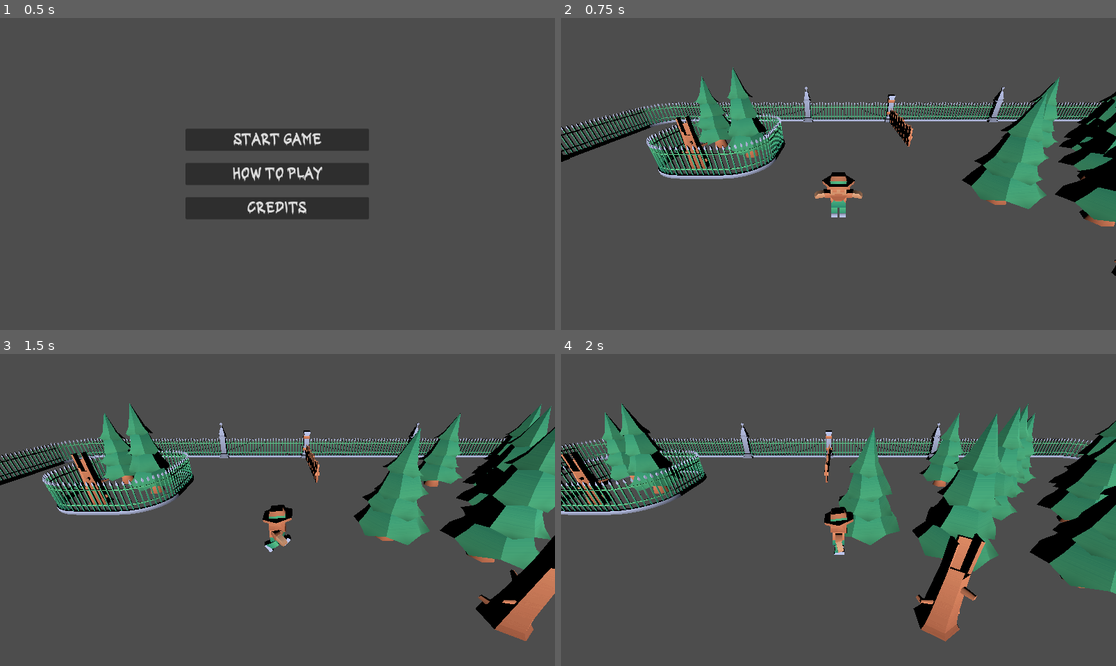
Above: before the commit, frames 1-4 (two rows, left to right).
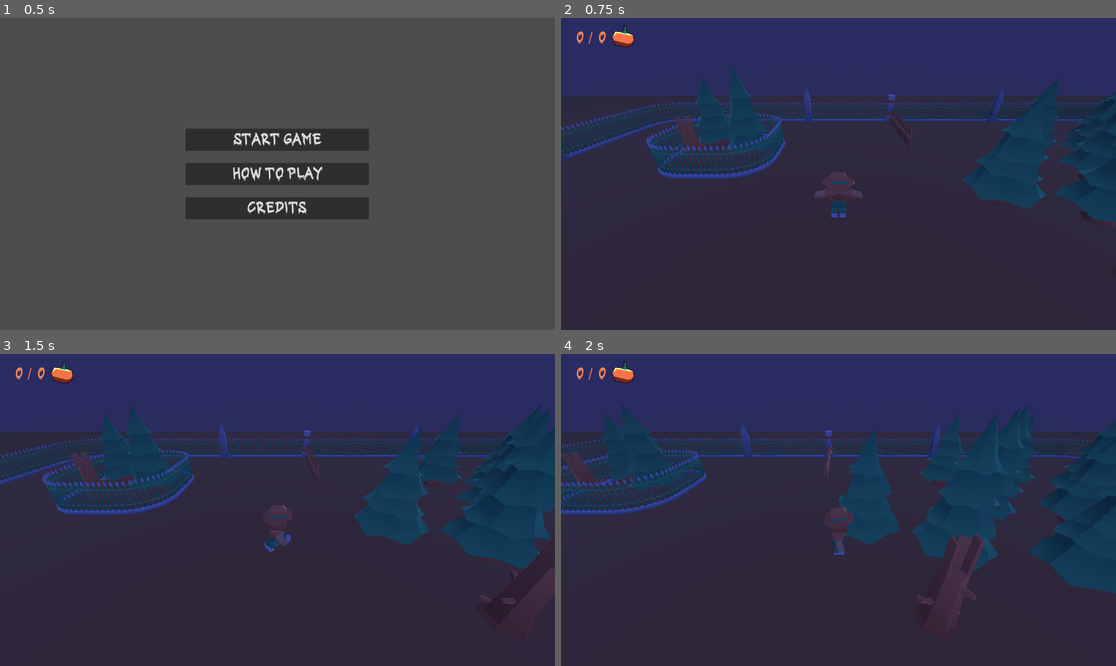
Above: after the commit, the same moments.

Repository: BuendiaGames/SpookyComecocos
Game: Godot game, scene res://core/menu/mainmenu.tscn
The game is run twice, just before and just after one commit, with the same random seed, the same clock (stepped at 60 frames per second) and the same inputs.
Inputs:
- Up to frame 1 (0.5 s): no input
- Up to frame 2 (0.75 s): click "Start game" at 0.5 s
- Up to frame 3 (1.5 s): tap Enter at 1.25 s; hold Right (ui_right) from 1.28 s (still down)
- Up to frame 4 (2 s): keep holding Right (ui_right)

Frame 1 is identical in both runs. In frame 2, 100% of the frame differs, in the area x 0-100%, y 0-100%; in frame 3, 100%; in frame 4, 100%.

Commit message:
vampiro fixeao, mejorado el ambiente, retocado el farol, puesta la UI, 100% productividad hoy jeje

Diff:
--- a/core/characters/vampire/vampire.gd
+++ b/core/characters/vampire/vampire.gd
@@ -30,17 +30,23 @@
 
 	#Mientras estamos cazando...
 	if state == CHASE:
-		#Coge la direccion a la proxima pista del navmesh, hacia el jugador
-		var direction = $nav.get_next_path_position() - position
-		direction.y = 0.
-		velocity = delta * speed * direction.normalized()
+		#Mirar si hemos llegado al punto de destino
+		if not $nav.is_navigation_finished():
+			#Coge la direccion a la proxima pista del navmesh, hacia el jugador
+			var direction = $nav.get_next_path_position() - position
+			direction.y = 0.
 
-		#Rotacion hacia donde esta andando
-		var look_direction = Vector2(velocity.z, velocity.x)
-		$main_mesh.rotation.y = look_direction.angle()
+			velocity = delta * speed * direction.normalized()
 
-		#Mover y colisionar
-		move_and_slide()
+			#Rotacion hacia donde esta andando
+			var look_direction = Vector2(velocity.z, velocity.x)
+			$main_mesh.rotation.y = look_direction.angle()
+
+			#Mover y colisionar
+			move_and_slide()
+		#Una vez hemos llegado, actualizar de nuevo la posicion del player
+		else:
+			$nav.target_position = player.position
 	else:
 		#Estamos esperando durante la teletransportacion
 		elapsed_time += delta
--- a/core/characters/zombi/zombi.gd
+++ b/core/characters/zombi/zombi.gd
@@ -14,18 +14,22 @@
 
 
 func _process(delta: float) -> void:
+	#Comprueba si tenemos que seguir andando o hemos acabado y hay que
+	#coger de nuevo la posicion del jugador
+	if not $NavigationAgent3D.is_navigation_finished():
+		#Coge la direccion a la proxima pista del navmesh, hacia el jugador
+		var direction = $NavigationAgent3D.get_next_path_position() - position
+		direction.y = 0.
+		velocity = delta * speed * direction.normalized()
 
-	#Coge la direccion a la proxima pista del navmesh, hacia el jugador
-	var direction = $NavigationAgent3D.get_next_path_position() - position
-	direction.y = 0.
-	velocity = delta * speed * direction.normalized()
+		#Rotacion hacia donde esta andando
+		var look_direction = Vector2(velocity.z, velocity.x)
+		$main_mesh.rotation.y = look_direction.angle()
 
-	#Rotacion hacia donde esta andando
-	var look_direction = Vector2(velocity.z, velocity.x)
-	$main_mesh.rotation.y = look_direction.angle()
-
-	#Mover y colisionar
-	move_and_slide()
+		#Mover y colisionar
+		move_and_slide()
+	else:
+		$NavigationAgent3D.target_position = player.position
 
 
 func _on_update_target_timeout() -> void:
--- a/core/levels/nivel1.tscn
+++ b/core/levels/nivel1.tscn
@@ -39,7 +39,11 @@
 [ext_resource type="PackedScene" uid="uid://c0uuowwo8jy32" path="res://3dmodels/shovel.glb" id="37_74dpn"]
 [ext_resource type="PackedScene" uid="uid://8qmusighjprr" path="res://core/objects/teletransporter.tscn" id="38_mqc2i"]
 [ext_resource type="PackedScene" uid="uid://bxt88ulyvcl7k" path="res://core/player/player.tscn" id="38_o0qyj"]
+[ext_resource type="PackedScene" uid="uid://b57tnj7jyfh63" path="res://3dmodels/road.glb" id="39_tkv4c"]
 [ext_resource type="PackedScene" uid="uid://do8u2iovjeolw" path="res://core/characters/vampire/vampire.tscn" id="39_x5yg4"]
+[ext_resource type="PackedScene" uid="uid://dceipods5me4p" path="res://core/ui/ui.tscn" id="41_jrnap"]
+[ext_resource type="PackedScene" uid="uid://btl22qowaoofj" path="res://core/map_elements/farol_doble.tscn" id="43_np4ni"]
+[ext_resource type="PackedScene" uid="uid://v4mok126f2xg" path="res://core/map_elements/calabaza_alta.tscn" id="44_y0mrj"]
 
 [sub_resource type="BoxShape3D" id="BoxShape3D_febsr"]
 size = Vector3(3.03809, 1, 5.89072)
@@ -145,6 +149,21 @@
 
 [sub_resource type="BoxShape3D" id="BoxShape3D_pw38j"]
 size = Vector3(4.07871, 1, 0.332147)
+
+[sub_resource type="NoiseTexture2D" id="NoiseTexture2D_m02yr"]
+
+[sub_resource type="NoiseTexture2D" id="NoiseTexture2D_qhacl"]
+
+[sub_resource type="StandardMaterial3D" id="StandardMaterial3D_c7yld"]
+albedo_color = Color(0.6, 0.376, 0.18, 1)
+roughness_texture = SubResource("NoiseTexture2D_qhacl")
+roughness_texture_channel = 4
+heightmap_enabled = true
+heightmap_texture = SubResource("NoiseTexture2D_m02yr")
+
+[sub_resource type="PlaneMesh" id="PlaneMesh_efob6"]
+material = SubResource("StandardMaterial3D_c7yld")
+size = Vector2(70, 70)
 
 [sub_resource type="NavigationMesh" id="NavigationMesh_xk3ba"]
 vertices = PackedVector3Array(-4.25, 0.426271, 3.75, 4.5, 0.426271, 3.75, 4.5, 0.426271, -1.25, -54.5, 0.426271, 4.5, - …(9627 unchanged characters)…
@@ -197,6 +216,24 @@
 
 [sub_resource type="BoxMesh" id="BoxMesh_pv5x1"]
 
+[sub_resource type="ProceduralSkyMaterial" id="ProceduralSkyMaterial_67e0l"]
+sky_top_color = Color(0.0948532, 0.105548, 0.281471, 1)
+sky_horizon_color = Color(0.160784, 0.176471, 0.427451, 1)
+ground_horizon_color = Color(0.161334, 0.176128, 0.428211, 1)
+ground_curve = 1.2364
+
+[sub_resource type="Sky" id="Sky_m7gm7"]
+sky_material = SubResource("ProceduralSkyMaterial_67e0l")
+
+[sub_resource type="Environment" id="Environment_wrtt5"]
+background_mode = 2
+sky = SubResource("Sky_m7gm7")
+sky_custom_fov = 27.9
+fog_enabled = true
+fog_light_color = Color(0.434034, 0.553164, 0.753305, 1)
+fog_light_energy = 0.05
+fog_density = 0.05
+
 [node name="Node3D" type="Node3D"]
 
 [node name="escenario" type="Node3D" parent="."]
@@ -2140,6 +2177,135 @@
 [node name="teletransporter2" parent="transporters" instance=ExtResource("38_mqc2i")]
 transform = Transform3D(1, 0, 0, 0, 1, 0, 0, 0, 1, 37.5153, 0, 21.8798)
 
+[node name="suelo" type="Node3D" parent="."]
+
+[node name="suelo" type="MeshInstance3D" parent="suelo"]
+transform = Transform3D(1, 0, 0, 0, 1, 0, 0, 0, 1, 27.9988, 0, 27.6099)
+mesh = SubResource("PlaneMesh_efob6")
+
+[node name="road" parent="suelo" instance=ExtResource("39_tkv4c")]
+transform = Transform3D(1, 0, 0, 0, 1, 0, 0, 0, 1, 29.0126, 0, 11.5779)
+
+[node name="road2" parent="suelo" instance=ExtResource("39_tkv4c")]
+transform = Transform3D(1, 0, 0, 0, 1, 0, 0, 0, 1, 29.0126, 0, 12.5779)
+
+[node name="road3" parent="suelo" instance=ExtResource("39_tkv4c")]
+transform = Transform3D(1, 0, 0, 0, 1, 0, 0, 0, 1, 29.0126, 0, 13.5779)
+
+[node name="road4" parent="suelo" instance=ExtResource("39_tkv4c")]
+transform = Transform3D(1, 0, 0, 0, 1, 0, 0, 0, 1, 29.0126, 0, 14.5779)
+
+[node name="road5" parent="suelo" instance=ExtResource("39_tkv4c")]
+transform = Transform3D(1, 0, 0, 0, 1, 0, 0, 0, 1, 28.0126, 0, 14.5779)
+
+[node name="road6" parent="suelo" instance=ExtResource("39_tkv4c")]
+transform = Transform3D(1, 0, 0, 0, 1, 0, 0, 0, 1, 27.0126, 0, 14.5779)
+
+[node name="road7" parent="suelo" instance=ExtResource("39_tkv4c")]
+transform = Transform3D(1, 0, 0, 0, 1, 0, 0, 0, 1, 26.0126, 0, 14.5779)
+
+[node name="road8" parent="suelo" instance=ExtResource("39_tkv4c")]
+transform = Transform3D(1, 0, 0, 0, 1, 0, 0, 0, 1, 26.0126, 0, 15.5779)
+
+[node name="road9" parent="suelo" instance=ExtResource("39_tkv4c")]
+transform = Transform3D(1, 0, 0, 0, 1, 0, 0, 0, 1, 26.0126, 0, 16.5779)
+
+[node name="road10" parent="suelo" instance=ExtResource("39_tkv4c")]
+transform = Transform3D(1, 0, 0, 0, 1, 0, 0, 0, 1, 25.0126, 0, 16.5779)
+
+[node name="road11" parent="suelo" instance=ExtResource("39_tkv4c")]
+transform = Transform3D(1, 0, 0, 0, 1, 0, 0, 0, 1, 24.0126, 0, 16.5779)
+
+[node name="road12" parent="suelo" instance=ExtResource("39_tkv4c")]
+transform = Transform3D(1, 0, 0, 0, 1, 0, 0, 0, 1, 23.0126, 0, 16.5779)
+
+[node name="road13" parent="suelo" instance=ExtResource("39_tkv4c")]
+transform = Transform3D(1, 0, 0, 0, 1, 0, 0, 0, 1, 22.0126, 0, 16.5779)
+
+[node name="road14" parent="suelo" instance=ExtResource("39_tkv4c")]
+transform = Transform3D(1, 0, 0, 0, 1, 0, 0, 0, 1, 21.0126, 0, 16.5779)
+
+[node name="road15" parent="suelo" instance=ExtResource("39_tkv4c")]
+transform = Transform3D(1, 0, 0, 0, 1, 0, 0, 0, 1, 20.0126, 0, 16.5779)
+
+[node name="road16" parent="suelo" instance=ExtResource("39_tkv4c")]
+transform = Transform3D(1, 0, 0, 0, 1, 0, 0, 0, 1, 19.0126, 0, 16.5779)
+
+[node name="road17" parent="suelo" instance=ExtResource("39_tkv4c")]
+transform = Transform3D(1, 0, 0, 0, 1, 0, 0, 0, 1, 18.0126, 0, 16.5779)
+
+[node name="road18" parent="suelo" instance=ExtResource("39_tkv4c")]
+transform = Transform3D(1, 0, 0, 0, 1, 0, 0, 0, 1, 17.0126, 0, 16.5779)
+
+[node name="road19" parent="suelo" instance=ExtResource("39_tkv4c")]
+transform = Transform3D(1, 0, 0, 0, 1, 0, 0, 0, 1, 16.0126, 0, 16.5779)
+
+[node name="road20" parent="suelo" instance=ExtResource("39_tkv4c")]
+transform = Transform3D(1, 0, 0, 0, 1, 0, 0, 0, 1, 15.0126, 0, 16.5779)
+
+[node name="road21" parent="suelo" instance=ExtResource("39_tkv4c")]
+transform = Transform3D(1, 0, 0, 0, 1, 0, 0, 0, 1, 15.0126, 0, 15.5779)
+
+[node name="road22" parent="suelo" instance=ExtResource("39_tkv4c")]
+transform = Transform3D(1, 0, 0, 0, 1, 0, 0, 0, 1, 15.0126, 0, 14.5779)
+
+[node name="road23" parent="suelo" instance=ExtResource("39_tkv4c")]
+transform = Transform3D(1, 0, 0, 0, 1, 0, 0, 0, 1, 15.0126, 0, 13.5779)
+
+[node name="road24" parent="suelo" instance=ExtResource("39_tkv4c")]
+transform = Transform3D(1, 0, 0, 0, 1, 0, 0, 0, 1, 14.0126, 0, 13.5779)
+
+[node name="road25" parent="suelo" instance=ExtResource("39_tkv4c")]
+transform = Transform3D(1, 0, 0, 0, 1, 0, 0, 0, 1, 13.0126, 0, 13.5779)
+
+[node name="road26" parent="suelo" instance=ExtResource("39_tkv4c")]
+transform = Transform3D(1, 0, 0, 0, 1, 0, 0, 0, 1, 12.0126, 0, 13.5779)
+
+[node name="road27" parent="suelo" instance=ExtResource("39_tkv4c")]
+transform = Transform3D(1, 0, 0, 0, 1, 0, 0, 0, 1, 11.0126, 0, 13.5779)
+
+[node name="road28" parent="suelo" instance=ExtResource("39_tkv4c")]
+transform = Transform3D(1, 0, 0, 0, 1, 0, 0, 0, 1, 10.0126, 0, 13.5779)
+
+[node name="road29" parent="suelo" instance=ExtResource("39_tkv4c")]
+transform = Transform3D(1, 0, 0, 0, 1, 0, 0, 0, 1, 9.01256, 0, 13.5779)
+
+[node name="road30" parent="suelo" instance=ExtResource("39_tkv4c")]
+transform = Transform3D(1, 0, 0, 0, 1, 0, 0, 0, 1, 8.01256, 0, 13.5779)
+
+[node name="road31" parent="suelo" instance=ExtResource("39_tkv4c")]
+transform = Transform3D(1, 0, 0, 0, 1, 0, 0, 0, 1, 7.01256, 0, 13.5779)
+
+[node name="road32" parent="suelo" instance=ExtResource("39_tkv4c")]
+transform = Transform3D(1, 0, 0, 0, 1, 0, 0, 0, 1, 6.01256, 0, 13.5779)
+
+[node name="road33" parent="suelo" instance=ExtResource("39_tkv4c")]
+transform = Transform3D(1, 0, 0, 0, 1, 0, 0, 0, 1, 5.01256, 0, 13.5779)
+
+[node name="road34" parent="suelo" instance=ExtResource("39_tkv4c")]
+transform = Transform3D(1, 0, 0, 0, 1, 0, 0, 0, 1, 4.01256, 0, 13.5779)
+
+[node name="road35" parent="suelo" instance=ExtResource("39_tkv4c")]
+transform = Transform3D(1, 0, 0, 0, 1, 0, 0, 0, 1, 3.01256, 0, 13.5779)
+
+[node name="road36" parent="suelo" instance=ExtResource("39_tkv4c")]
+transform = Transform3D(1, 0, 0, 0, 1, 0, 0, 0, 1, 3.01256, 0, 14.5779)
+
+[node name="road37" parent="suelo" instance=ExtResource("39_tkv4c")]
+transform = Transform3D(1, 0, 0, 0, 1, 0, 0, 0, 1, 3.01256, 0, 15.5779)
+
+[node name="road38" parent="suelo" instance=ExtResource("39_tkv4c")]
+transform = Transform3D(1, 0, 0, 0, 1, 0, 0, 0, 1, 3.01256, 0, 16.5779)
+
+[node name="road39" parent="suelo" instance=ExtResource("39_tkv4c")]
+transform = Transform3D(1, 0, 0, 0, 1, 0, 0, 0, 1, 3.01256, 0, 17.5779)
+
+[node name="road40" parent="suelo" instance=ExtResource("39_tkv4c")]
+transform = Transform3D(1, 0, 0, 0, 1, 0, 0, 0, 1, 3.01256, 0, 18.5779)
+
+[node name="road41" parent="suelo" instance=ExtResource("39_tkv4c")]
+transform = Transform3D(1, 0, 0, 0, 1, 0, 0, 0, 1, 4.01256, 0, 18.5779)
+
 [node name="NavigationRegion3D" type="NavigationRegion3D" parent="."]
 visible = false
 navigation_mesh = SubResource("NavigationMesh_xk3ba")
@@ -2356,8 +2522,12 @@
 transform = Transform3D(0.606782, 0, 0, 0, 1, 0, 0, 0, 5.5359, -1.1006, 0, -3.86861)
 mesh = SubResource("BoxMesh_pv5x1")
 
-[node name="DirectionalLight3D" type="DirectionalLight3D" parent="."]
-transform = Transform3D(1, 0, 0, 0, 1, 0, 0, 0, 1, 75.8403, 12.7697, 13.7583)
+[node name="Moon" type="DirectionalLight3D" parent="."]
+transform = Transform3D(0.71847, 0.356907, 0.597008, -0.68632, 0.503193, 0.52513, -0.112988, -0.787029, 0.606482, 56.4791, 28.122, 48.0294)
+light_color = Color(0.307464, 0.359808, 0.685896, 1)
+light_volumetric_fog_energy = 0.0
+light_angular_distance = 90.0
+light_bake_mode = 1
 
 [node name="player" parent="." instance=ExtResource("38_o0qyj")]
 transform = Transform3D(1, 0, 0, 0, 1, 0, 0, 0, 1, 13.2416, 0, 5.73346)
@@ -2367,3 +2537,18 @@
 
 [node name="vampire" parent="." instance=ExtResource("39_x5yg4")]
 transform = Transform3D(1, 0, 0, 0, 1, 0, 0, 0, 1, 15, 0, 25)
+
+[node name="UI" type="CanvasLayer" parent="."]
+
+[node name="UI" parent="UI" instance=ExtResource("41_jrnap")]
+
+[node name="worldenvironment" type="WorldEnvironment" parent="."]
+environment = SubResource("Environment_wrtt5")
+
+[node name="deco" type="Node3D" parent="."]
+
+[node name="farol_doble" parent="deco" instance=ExtResource("43_np4ni")]
+transform = Transform3D(1, 0, 0, 0, 1, 0, 0, 0, 1, 16.3409, 0, 20.3336)
+
+[node name="pumpkin-tall-carved2" parent="deco" instance=ExtResource("44_y0mrj")]
+transform = Transform3D(0.985888, 0, -0.167405, 0, 1, 0, 0.167405, 0, 0.985888, 10.7682, 0, 12.9039)
--- a/core/map_elements/farol_doble.tscn
+++ b/core/map_elements/farol_doble.tscn
@@ -5,7 +5,8 @@
 [sub_resource type="StandardMaterial3D" id="StandardMaterial3D_j26wo"]
 albedo_color = Color(1, 0.690667, 0.36, 1)
 emission_enabled = true
-emission = Color(0.62912, 0.64, 0.3136, 1)
+emission = Color(0.716577, 0.729016, 0.384899, 1)
+emission_energy_multiplier = 1.5
 
 [sub_resource type="BoxMesh" id="BoxMesh_tsmlj"]
 material = SubResource("StandardMaterial3D_j26wo")
Not shown: 1 places in core/levels/nivel1.tscn that only renumber resources
